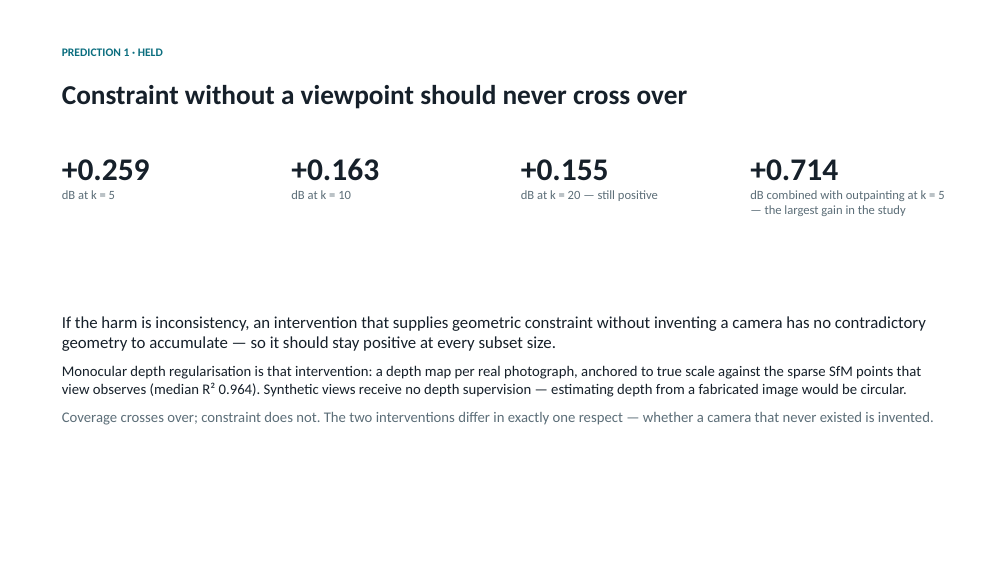
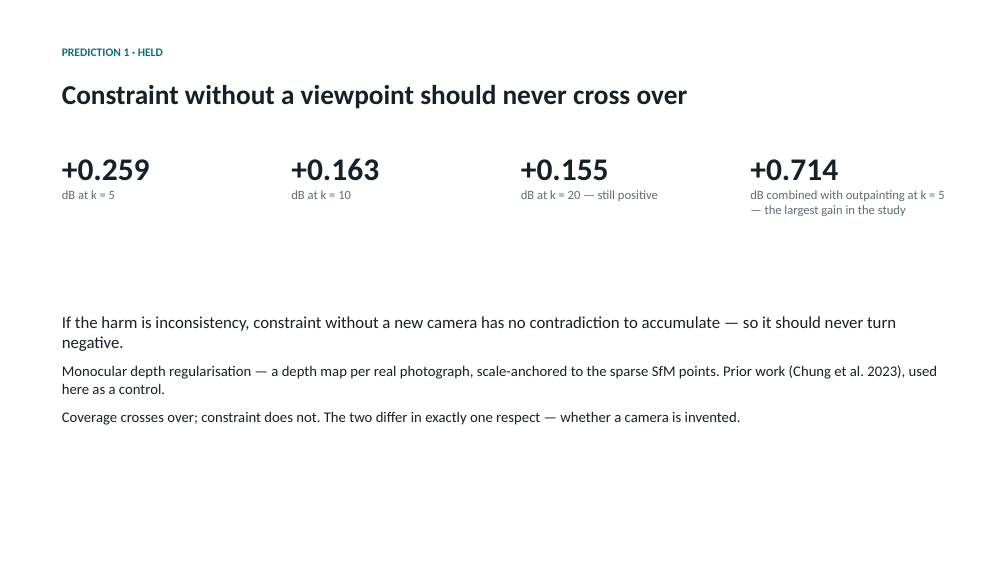
Before and after one commit to mohamedeyaad/fewshot-gaussian-splatting, a slide deck: slide 15 of results/presentation.pptx. Drawn at 1008x567 pixels with LibreOffice and Linux fonts; fonts in the diff are those of the drawing. Boxes give left, top, right and bottom in pixels: in the first picture for what was removed or moved away, otherwise in the second. Text is boxed around its words. In the diff, an @@ line names an element or a change of style, - is before the commit and + after.

```diff
--- a/results/presentation.pptx
+++ b/results/presentation.pptx
@@ text at [62,316,938,425]: text changed @@
-If the harm is inconsistency, an intervention that supplies geometric constraint without inventing a camera has no contradictory geometry to accumulate — so it should stay positive at every subset size.
-Monocular depth regularisation is that intervention: a depth map per real photograph, anchored to true scale against the sparse SfM points that view observes (median R² 0.964). Synthetic views receive no depth supervision — estimating depth from a fabricated image would be circular.
-Coverage crosses over; constraint does not. The two interventions differ in exactly one respect — whether a camera that never existed is invented.
+If the harm is inconsistency, constraint without a new camera has no contradiction to accumulate — so it should never turn negative.
+Monocular depth regularisation — a depth map per real photograph, scale-anchored to the sparse SfM points. Prior work (Chung et al. 2023), used here as a control.
+Coverage crosses over; constraint does not. The two differ in exactly one respect — whether a camera is invented.
```
Also in this commit, not shown: 10 other slides changed, 8 other files.
